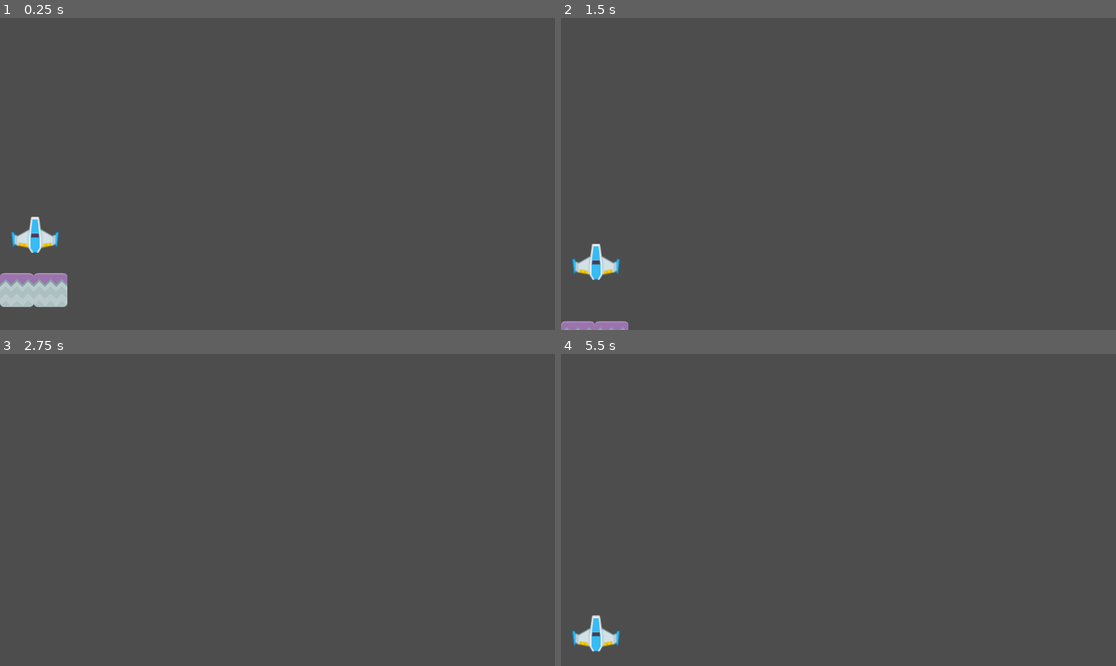
Above: before the commit, frames 1-4 (two rows, left to right).
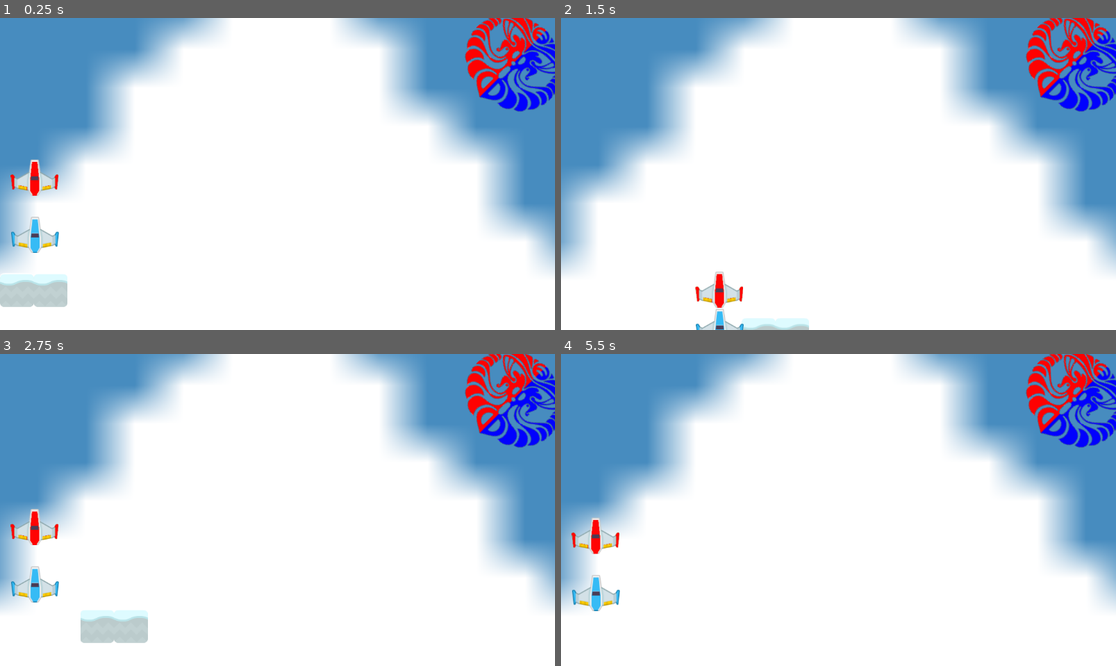
Above: after the commit, the same moments.

Repository: Ariqmau/tutorial-2-template
Game: Godot game, scene res://scenes/MainLevel.tscn
Same seed, same stepped clock (60 frames per second), same inputs: the game is played once before the commit and once after it. The engine's default icon, where the game draws it, is replaced by a stand-in: a white triangle on a blue panel in a dark square.
Inputs:
- Up to frame 1 (0.25 s): no input
- Up to frame 2 (1.5 s): hold Right (move_right) 0.53-1.28 s; hold Down (move_down) from 1.28 s (still down)
- Up to frame 3 (2.75 s): release Down (move_down) at 2.03 s; hold Right (move_right) from 2.03 s (still down)
- Up to frame 4 (5.5 s): release Right (move_right) at 2.78 s; hold Up (move_up) 2.78-3.53 s; hold Left (move_left) 3.53-5.03 s; hold Down (move_down) from 5.03 s (still down)

The runs differ from the first frame. In frame 1, 99% of the frame differs, in the area x 0-100%, y 0-100%; in frame 2, 100%; in frame 3, 100%; in frame 4, 100%.

Commit message:
tutorial 2

Diff:
--- a/project.godot
+++ b/project.godot
@@ -41,6 +41,16 @@
 "events": [Object(InputEventKey,"resource_local_to_scene":false,"resource_name":"","device":0,"window_id":0,"alt_presse …(194 unchanged characters)…
 ]
 }
+tilt_left={
+"deadzone": 0.5,
+"events": [Object(InputEventKey,"resource_local_to_scene":false,"resource_name":"","device":-1,"window_id":0,"alt_pressed":false,"shift_pressed":false,"ctrl_pressed":false,"meta_pressed":false,"pressed":false,"keycode":0,"physical_keycode":65,"key_label":0,"unicode":97,"location":0,"echo":false,"script":null)
+]
+}
+tilt_right={
+"deadzone": 0.5,
+"events": [Object(InputEventKey,"resource_local_to_scene":false,"resource_name":"","device":-1,"window_id":0,"alt_pressed":false,"shift_pressed":false,"ctrl_pressed":false,"meta_pressed":false,"pressed":false,"keycode":0,"physical_keycode":68,"key_label":0,"unicode":100,"location":0,"echo":false,"script":null)
+]
+}
 
 [rendering]
 
--- a/scenes/BlueShip.tscn
+++ b/scenes/BlueShip.tscn
@@ -1,14 +1,19 @@
-[gd_scene load_steps=3 format=3 uid="uid://datfp8kxjrjg"]
+[gd_scene format=3 uid="uid://datfp8kxjrjg"]
 
 [ext_resource type="Texture2D" uid="uid://dgrrg14sgp4f4" path="res://assets/playerShip1_blue.png" id="1"]
+
+[sub_resource type="PhysicsMaterial" id="PhysicsMaterial_8fr8l"]
+bounce = 0.8
+absorbent = true
 
 [sub_resource type="RectangleShape2D" id="1"]
 size = Vector2(100.011, 77.4256)
 
-[node name="BlueShip" type="RigidBody2D"]
+[node name="BlueShip" type="RigidBody2D" unique_id=1469847258]
+physics_material_override = SubResource("PhysicsMaterial_8fr8l")
 
-[node name="Sprite2D" type="Sprite2D" parent="."]
+[node name="Sprite2D" type="Sprite2D" parent="." unique_id=1092921149]
 texture = ExtResource("1")
 
-[node name="CollisionShape2D" type="CollisionShape2D" parent="."]
+[node name="CollisionShape2D" type="CollisionShape2D" parent="." unique_id=1857659860]
 shape = SubResource("1")
--- a/scenes/MainLevel.tscn
+++ b/scenes/MainLevel.tscn
@@ -1,16 +1,31 @@
 [gd_scene format=3 uid="uid://cdoksexcakmop"]
 
-[ext_resource type="PackedScene" uid="uid://y5a4e3ajuy2r" path="res://scenes/StonePlatform.tscn" id="1"]
+[ext_resource type="PackedScene" uid="uid://y5a4e3ajuy2r" path="res://scenes/SnowPlatform.tscn" id="1"]
+[ext_resource type="Texture2D" uid="uid://dcwu8ypraifim" path="res://assets/icon.png" id="1_yxyfn"]
 [ext_resource type="PackedScene" uid="uid://datfp8kxjrjg" path="res://scenes/BlueShip.tscn" id="2"]
 [ext_resource type="Script" uid="uid://bsuv2svmaqypq" path="res://scenes/PlatformBlue.gd" id="3"]
 [ext_resource type="Script" uid="uid://x2rdmjyr1ttw" path="res://scenes/ObjectiveArea.gd" id="4"]
+[ext_resource type="PackedScene" uid="uid://kc5hs7q1fc4l" path="res://scenes/RedShip.tscn" id="5_huru0"]
+[ext_resource type="Texture2D" uid="uid://dh610bbucs6rh" path="res://assets/fasilkom.png" id="6_xum0q"]
+[ext_resource type="Script" uid="uid://quj6q7ayklau" path="res://scenes/reser_zone.gd" id="7_xum0q"]
+
+[sub_resource type="RectangleShape2D" id="RectangleShape2D_yxyfn"]
+size = Vector2(140.5, 70)
 
 [sub_resource type="RectangleShape2D" id="1"]
-size = Vector2(138.75, 79)
+size = Vector2(143.375, 102.68939)
+
+[sub_resource type="RectangleShape2D" id="RectangleShape2D_xum0q"]
+size = Vector2(2648, 265)
 
 [node name="MainLevel" type="Node" unique_id=832108525]
 
-[node name="PlatformBlue" type="Node2D" parent="." unique_id=1028510209]
+[node name="Icon" type="Sprite2D" parent="." unique_id=333718931]
+position = Vector2(533.0002, 985.0001)
+scale = Vector2(101.35717, 79.974976)
+texture = ExtResource("1_yxyfn")
+
+[node name="PlatformBlue" type="AnimatableBody2D" parent="." unique_id=1664373971]
 position = Vector2(35, 565)
 script = ExtResource("3")
 
@@ -19,15 +34,39 @@
 [node name="StonePlatform2" parent="PlatformBlue" unique_id=1594265889 instance=ExtResource("1")]
 position = Vector2(70, 0)
 
+[node name="CollisionShape2D" type="CollisionShape2D" parent="PlatformBlue" unique_id=226623858]
+position = Vector2(34.75, 0)
+shape = SubResource("RectangleShape2D_yxyfn")
+
 [node name="BlueShip" parent="." unique_id=150247224 instance=ExtResource("2")]
 position = Vector2(72.7009, 421.901)
 lock_rotation = true
 
+[node name="RedShip" parent="." unique_id=1469847258 instance=ExtResource("5_huru0")]
+position = Vector2(72, 303)
+
 [node name="ObjectiveArea" type="Area2D" parent="." unique_id=779178061]
+position = Vector2(18, -71)
 script = ExtResource("4")
 
 [node name="CollisionShape2D" type="CollisionShape2D" parent="ObjectiveArea" unique_id=670694693]
-position = Vector2(70.625, 40)
+position = Vector2(1046.4918, 165.87953)
+rotation = -2.3561912
+scale = Vector2(1.0081515, 1.0000002)
 shape = SubResource("1")
 
+[node name="MeteorBrownBig1" type="Sprite2D" parent="ObjectiveArea" unique_id=317533219]
+position = Vector2(1047.1232, 166.12323)
+rotation = -2.3561912
+scale = Vector2(1.4298784, 1.2619051)
+texture = ExtResource("6_xum0q")
+
+[node name="ReserZone" type="Area2D" parent="." unique_id=1703271878]
+script = ExtResource("7_xum0q")
+
+[node name="CollisionShape2D" type="CollisionShape2D" parent="ReserZone" unique_id=52690646]
+position = Vector2(539, 859)
+shape = SubResource("RectangleShape2D_xum0q")
+
 [connection signal="body_entered" from="ObjectiveArea" to="ObjectiveArea" method="_on_ObjectiveArea_body_entered"]
+[connection signal="body_entered" from="ReserZone" to="ReserZone" method="_on_body_entered"]
--- a/scenes/ObjectiveArea.gd
+++ b/scenes/ObjectiveArea.gd
@@ -1,5 +1,5 @@
 extends Area2D
 
 func _on_ObjectiveArea_body_entered(body: RigidBody2D):
-	if (body.name == "BlueShip"):
+	if body.name == "BlueShip" or body.name == "RedShip":
 		print("Reached objective!")
--- a/scenes/PlatformBlue.gd
+++ b/scenes/PlatformBlue.gd
@@ -1,15 +1,26 @@
-extends Node2D
+extends AnimatableBody2D
 
 @export var speed = 500.0
+@export var rotation_speed = 3.0
 
-# Called when the node enters the scene tree for the first time.
 func _ready():
 	print("Platform initialized")
 
-# Called every frame. 'delta' is the elapsed time since the previous frame.
-func _process(delta):
+func _physics_process(delta):
 	if Input.is_action_pressed("move_up"):
-		move_local_y(-speed * delta, false)
+		global_position.y -= speed * delta
 
 	if Input.is_action_pressed("move_down"):
-		move_local_y(speed * delta, false)
+		global_position.y += speed * delta
+
+	if Input.is_action_pressed("move_left"):
+		global_position.x -= speed * delta
+
+	if Input.is_action_pressed("move_right"):
+		global_position.x += speed * delta
+
+	if Input.is_action_pressed("tilt_left"):
+		rotation -= rotation_speed * delta
+
+	if Input.is_action_pressed("tilt_right"):
+		rotation += rotation_speed * delta
--- /dev/null
+++ b/scenes/RedShip.tscn
@@ -0,0 +1,19 @@
+[gd_scene format=3 uid="uid://kc5hs7q1fc4l"]
+
+[ext_resource type="Texture2D" uid="uid://dqpxoohxa11nl" path="res://assets/playerShip1_red.png" id="1_uhymo"]
+
+[sub_resource type="PhysicsMaterial" id="PhysicsMaterial_8fr8l"]
+bounce = 0.8
+absorbent = true
+
+[sub_resource type="RectangleShape2D" id="1"]
+size = Vector2(100.011, 77.4256)
+
+[node name="RedShip" type="RigidBody2D" unique_id=1469847258]
+physics_material_override = SubResource("PhysicsMaterial_8fr8l")
+
+[node name="Sprite2D" type="Sprite2D" parent="." unique_id=1092921149]
+texture = ExtResource("1_uhymo")
+
+[node name="CollisionShape2D" type="CollisionShape2D" parent="." unique_id=1857659860]
+shape = SubResource("1")
--- /dev/null
+++ b/scenes/SecondLevel.tscn
@@ -0,0 +1,62 @@
+[gd_scene format=3 uid="uid://ml0md1hol1cm"]
+
+[ext_resource type="Texture2D" uid="uid://dcwu8ypraifim" path="res://assets/icon.png" id="1_av4th"]
+[ext_resource type="Script" uid="uid://bsuv2svmaqypq" path="res://scenes/PlatformBlue.gd" id="1_nufku"]
+[ext_resource type="PackedScene" uid="uid://4dcae4gpc0p3" path="res://scenes/SnowPlatform.tscn" id="2_dabvo"]
+[ext_resource type="PackedScene" uid="uid://datfp8kxjrjg" path="res://scenes/BlueShip.tscn" id="3_7qf7k"]
+[ext_resource type="Script" uid="uid://x2rdmjyr1ttw" path="res://scenes/ObjectiveArea.gd" id="4_av4th"]
+[ext_resource type="PackedScene" uid="uid://kc5hs7q1fc4l" path="res://scenes/RedShip.tscn" id="4_dabvo"]
+[ext_resource type="Texture2D" uid="uid://dh610bbucs6rh" path="res://assets/fasilkom.png" id="7_crcml"]
+[ext_resource type="Script" uid="uid://quj6q7ayklau" path="res://scenes/reser_zone.gd" id="8_crcml"]
+
+[sub_resource type="RectangleShape2D" id="1"]
+size = Vector2(143.375, 147)
+
+[sub_resource type="RectangleShape2D" id="RectangleShape2D_jll4c"]
+size = Vector2(2648, 265)
+
+[node name="MainLevel" type="Node" unique_id=832108525]
+
+[node name="Icon" type="Sprite2D" parent="." unique_id=840936994]
+position = Vector2(467, 785)
+scale = Vector2(82.437225, 46.799416)
+texture = ExtResource("1_av4th")
+
+[node name="PlatformBlue" type="Node2D" parent="." unique_id=1028510209]
+position = Vector2(35, 565)
+script = ExtResource("1_nufku")
+
+[node name="SnowPlatform" parent="PlatformBlue" unique_id=1987521362 instance=ExtResource("2_dabvo")]
+
+[node name="SnowPlatform2" parent="PlatformBlue" unique_id=1424006264 instance=ExtResource("2_dabvo")]
+position = Vector2(71, 0)
+
+[node name="BlueShip" parent="." unique_id=150247224 instance=ExtResource("3_7qf7k")]
+position = Vector2(91, 435)
+lock_rotation = true
+
+[node name="RedShip" parent="." unique_id=1469847258 instance=ExtResource("4_dabvo")]
+position = Vector2(91, 324)
+
+[node name="ObjectiveArea" type="Area2D" parent="." unique_id=779178061]
+position = Vector2(16, 7)
+script = ExtResource("4_av4th")
+
+[node name="Fasilkom" type="Sprite2D" parent="ObjectiveArea" unique_id=1710127486]
+position = Vector2(1064, 67.00001)
+scale = Vector2(0.9333333, 0.9290324)
+texture = ExtResource("7_crcml")
+
+[node name="CollisionShape2D" type="CollisionShape2D" parent="ObjectiveArea" unique_id=670694693]
+position = Vector2(1064, 67)
+shape = SubResource("1")
+
+[node name="ReserZone" type="Area2D" parent="." unique_id=203721569]
+script = ExtResource("8_crcml")
+
+[node name="CollisionShape2D" type="CollisionShape2D" parent="ReserZone" unique_id=398996773]
+position = Vector2(539, 859)
+shape = SubResource("RectangleShape2D_jll4c")
+
+[connection signal="body_entered" from="ObjectiveArea" to="ObjectiveArea" method="_on_ObjectiveArea_body_entered"]
+[connection signal="body_entered" from="ReserZone" to="ReserZone" method="_on_body_entered"]
--- /dev/null
+++ b/scenes/SnowPlatform.tscn
@@ -0,0 +1,14 @@
+[gd_scene format=3 uid="uid://4dcae4gpc0p3"]
+
+[ext_resource type="Texture2D" uid="uid://cbwgix0inp3tk" path="res://assets/snow.png" id="1_xrmor"]
+
+[sub_resource type="RectangleShape2D" id="2"]
+size = Vector2(70.8416, 70.5898)
+
+[node name="SnowPlatform" type="StaticBody2D" unique_id=1987521362]
+
+[node name="Sprite2D" type="Sprite2D" parent="." unique_id=1330297590]
+texture = ExtResource("1_xrmor")
+
+[node name="CollisionShape2D" type="CollisionShape2D" parent="." unique_id=991579465]
+shape = SubResource("2")
--- a/scenes/StonePlatform.tscn
+++ /dev/null
@@ -1,14 +0,0 @@
-[gd_scene load_steps=3 format=3 uid="uid://y5a4e3ajuy2r"]
-
-[ext_resource type="Texture2D" uid="uid://c0do1j2bc1edf" path="res://assets/stone.png" id="1_3p1dt"]
-
-[sub_resource type="RectangleShape2D" id="2"]
-size = Vector2(70.8416, 70.5898)
-
-[node name="StonePlatform" type="StaticBody2D"]
-
-[node name="Sprite2D" type="Sprite2D" parent="."]
-texture = ExtResource("1_3p1dt")
-
-[node name="CollisionShape2D" type="CollisionShape2D" parent="."]
-shape = SubResource("2")
--- /dev/null
+++ b/scenes/reser_zone.gd
@@ -0,0 +1,5 @@
+extends Area2D
+
+func _on_body_entered(body):
+	if body.name == "BlueShip" or body.name == "RedShip":
+		get_tree().reload_current_scene()
Binary file added: assets/playerShip1_red.png
Not shown, added: assets/playerShip1_red.png.import
Not shown, added: scenes/reser_zone.gd.uid
Not shown, added: README.md
